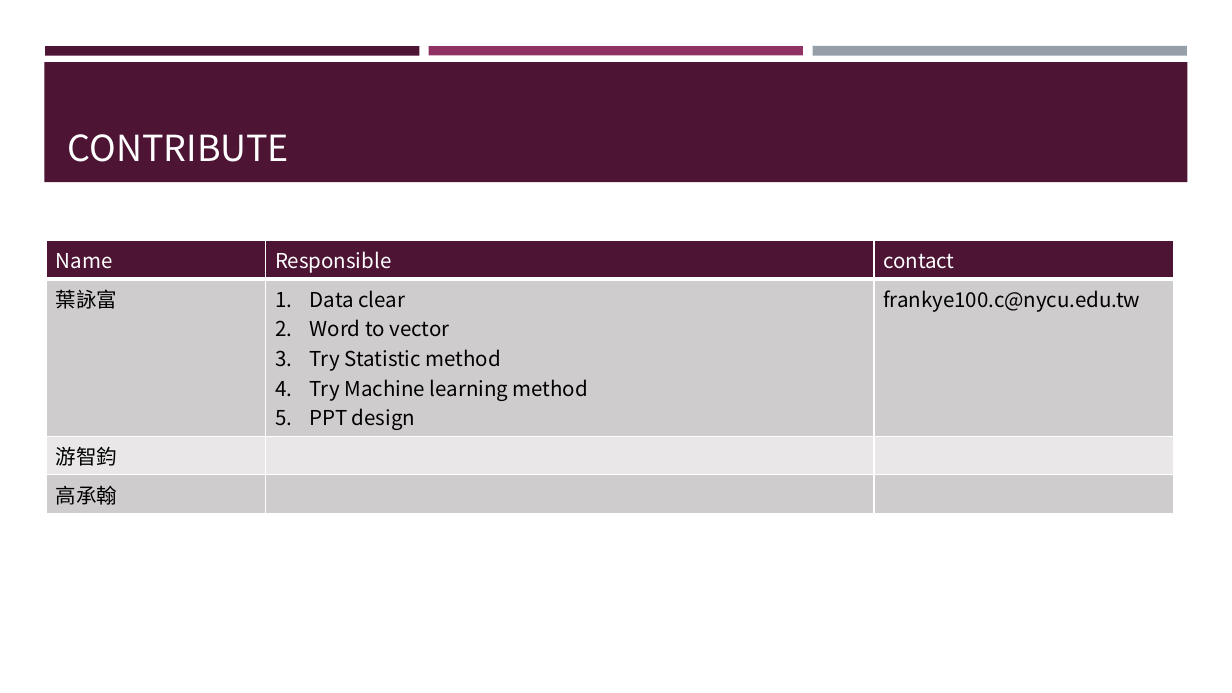
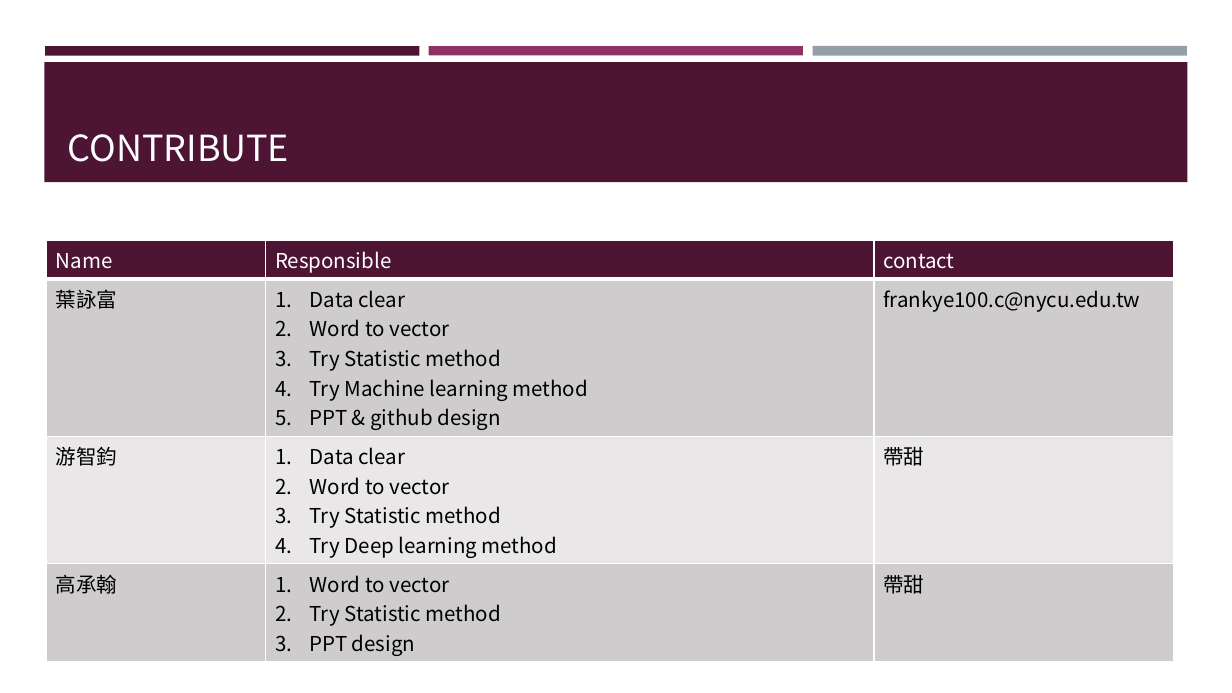
Before and after one commit to frankye1000/NYCU-DigitalMedicine, a slide deck: slide 27 of Case_Presentation_1/ppt/case1_CT_02.pptx (slide 25 before the commit). Drawn at 1232x693 pixels with LibreOffice and Linux fonts; fonts in the diff are those of the drawing. Boxes give left, top, right and bottom in pixels: in the first picture for what was removed or moved away, otherwise in the second. Text is boxed around its words. In the diff, an @@ line names an element or a change of style, - is before the commit and + after.

```diff
--- a/Case_Presentation_1/ppt/case1_CT_02.pptx
+++ b/Case_Presentation_1/ppt/case1_CT_02.pptx
@@ table at bbox=[46, 240, 1173, 660] @@
-row 2, column 2: Data clear / Word to vector / Try Statistic method / Try Machine learning method / PPT design
+row 2, column 2: Data clear / Word to vector / Try Statistic method / Try Machine learning method / PPT & github design
-row 3, column 2: 
+row 3, column 2: Data clear / Word to vector / Try Statistic method / Try Deep learning method
-row 3, column 3: 
+row 3, column 3: 帶甜
-row 4, column 2: 
+row 4, column 2: Word to vector / Try Statistic method / PPT design
-row 4, column 3: 
+row 4, column 3: 帶甜
```
Also in this commit, not shown: 3 other slides changed, 2 slides added, 3 other files.
